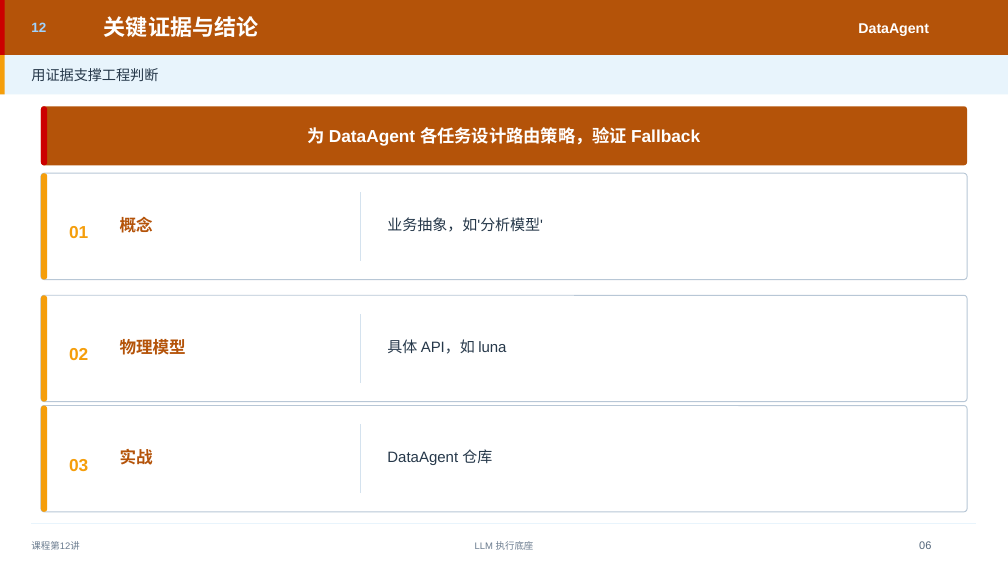
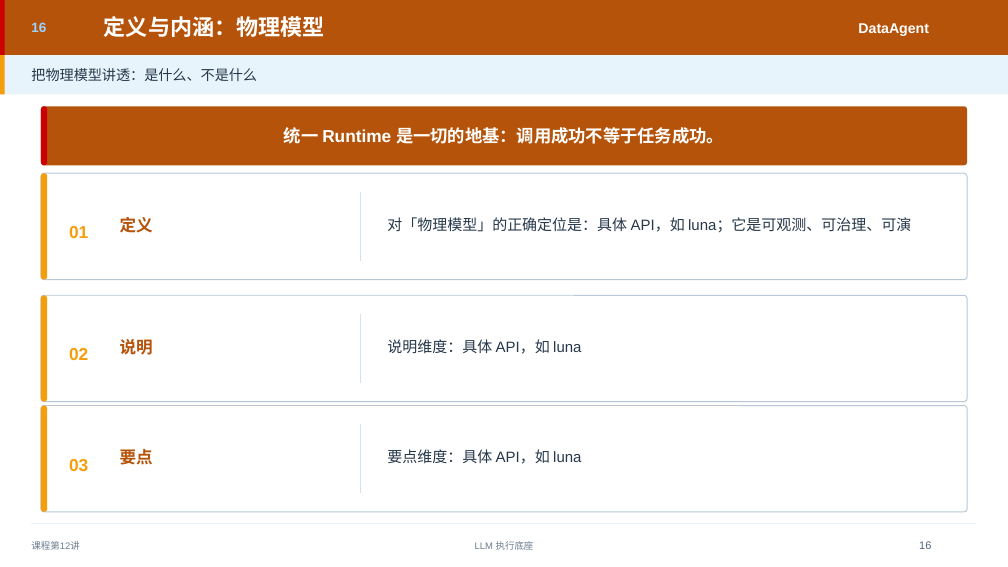
Before and after one commit to tianqiongenze/enterprise-ai-agent-architecture, a slide deck: slide 16 of chapters/pptx/part04/第12讲-多模型路由·用能力契约和策略路由选择正确模型.pptx (slide 6 before the commit). Drawn at 1008x567 pixels with LibreOffice and Linux fonts; fonts in the diff are those of the drawing. Boxes give left, top, right and bottom in pixels: in the first picture for what was removed or moved away, otherwise in the second. Text is boxed around its words. In the diff, an @@ line names an element or a change of style, - is before the commit and + after.

```diff
--- a/chapters/pptx/part04/第12讲-多模型路由·用能力契约和策略路由选择正确模型.pptx
+++ b/chapters/pptx/part04/第12讲-多模型路由·用能力契约和策略路由选择正确模型.pptx
@@ text at (31,22,46,32): text changed @@
-12
+16
@@ text at (104,16,325,37): text changed @@
-关键证据与结论
+定义与内涵：物理模型
@@ text at (31,68,257,81): text changed @@
-用证据支撑工程判断
+把物理模型讲透：是什么、不是什么
@@ text at (284,127,724,144): text changed @@
-为 DataAgent 各任务设计路由策略，验证 Fallback
+统一 Runtime 是一切的地基：调用成功不等于任务成功。
@@ text at (120,217,153,233): text changed @@
-概念
+定义
@@ text at (387,217,911,232): text changed @@
-业务抽象，如'分析模型'
+对「物理模型」的正确定位是：具体 API，如 luna；它是可观测、可治理、可演
@@ text at (120,339,153,355): text changed @@
-物理模型
+说明
@@ text at (387,339,581,354): text changed @@
-具体 API，如 luna
+说明维度：具体 API，如 luna
@@ text at (120,449,153,465): text changed @@
-实战
+要点
@@ text at (387,449,581,464): text changed @@
-DataAgent 仓库
+要点维度：具体 API，如 luna
@@ text at (919,541,931,549): text changed @@
-06
+16
```
Also in this commit, not shown: 5 other slides changed, 66 slides added, 1 slide removed, 44 other files.
